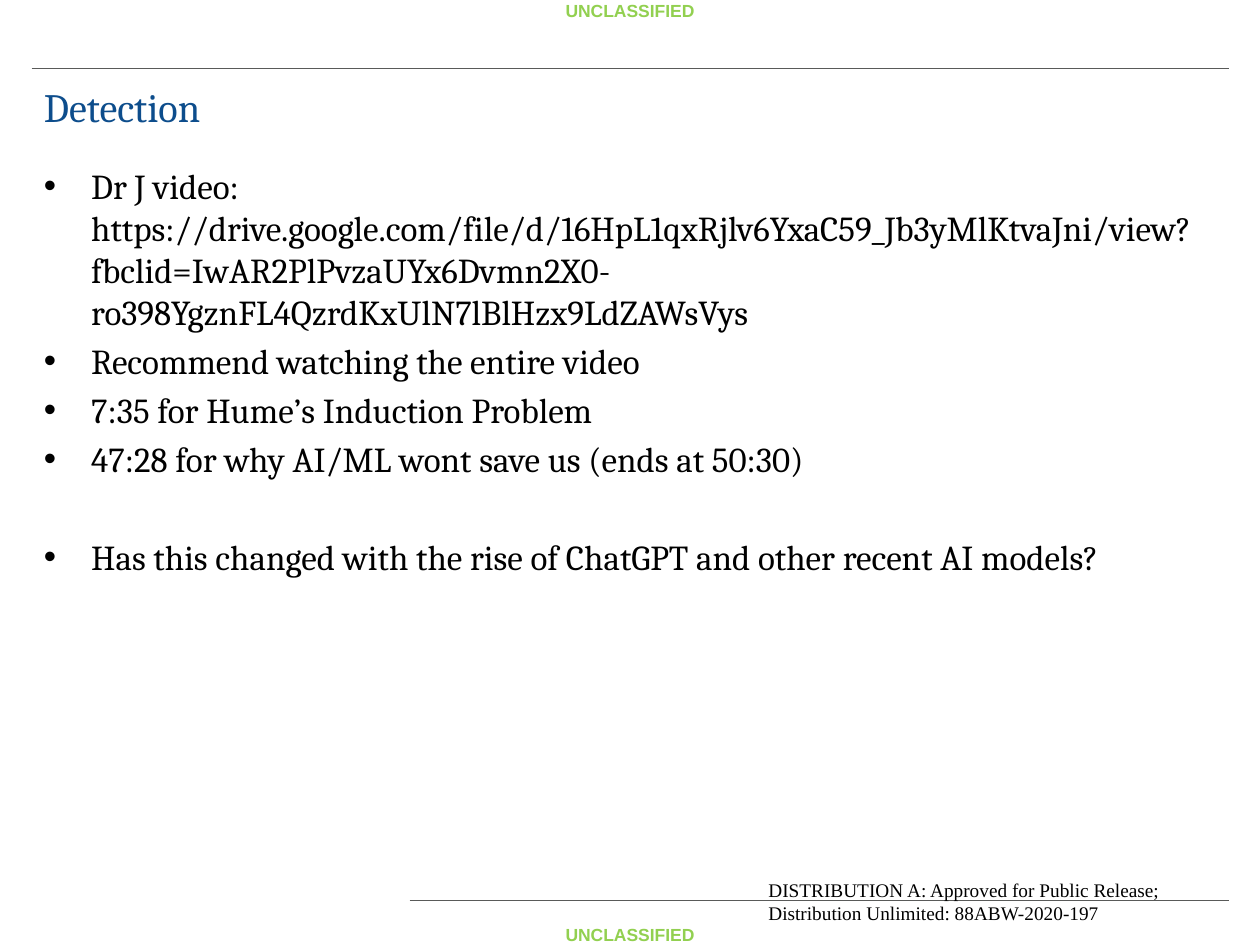
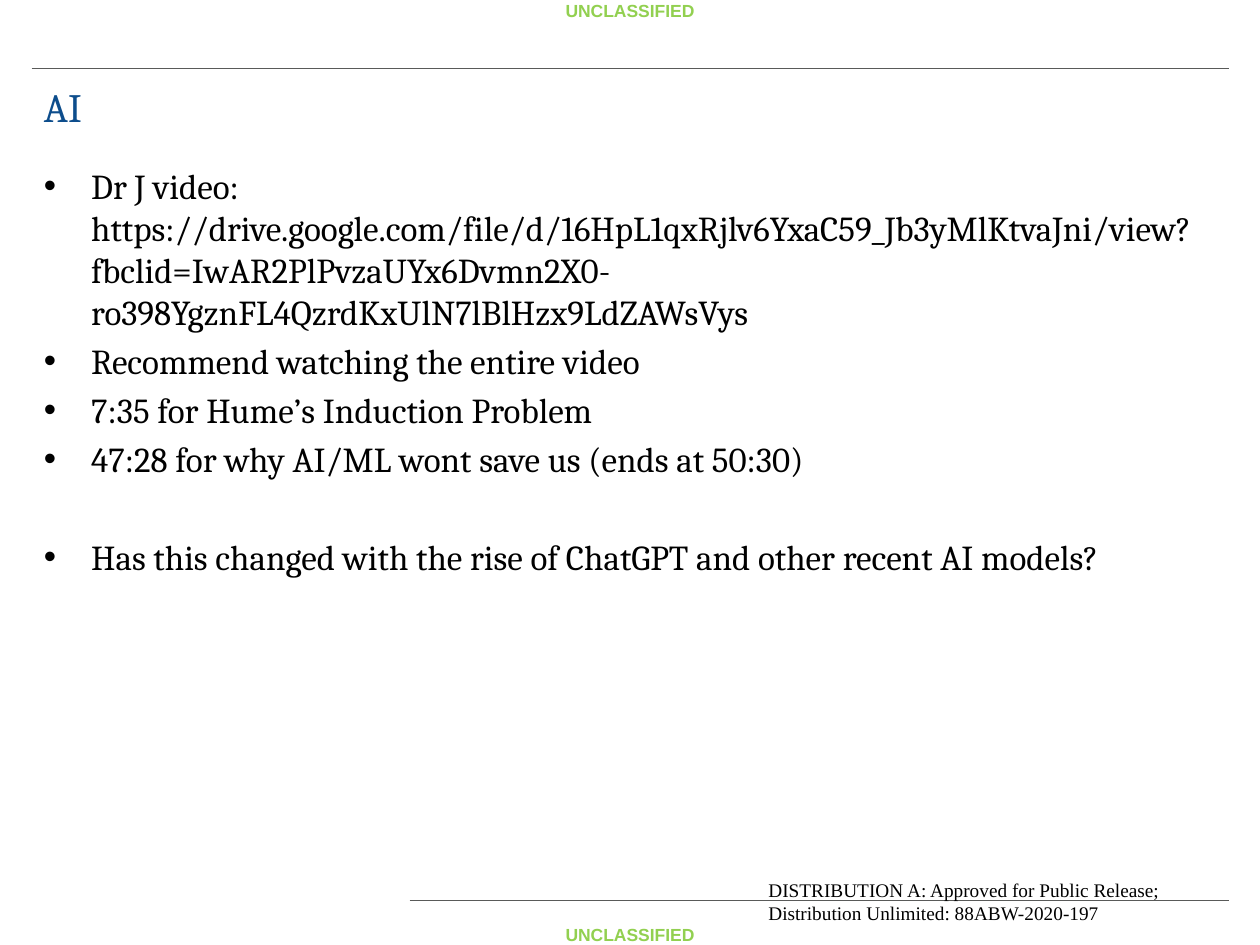
Before and after one commit to fitzgeralddaniel/CovertChannelClass, a slide deck: slide 10 of Handout/Covert Channel Lecture Day 2.pptx. Drawn at 1260x945 pixels with LibreOffice and Linux fonts; fonts in the diff are those of the drawing; background and template pictures are left out. Boxes give left, top, right and bottom in pixels: in the first picture for what was removed or moved away, otherwise in the second. Text is boxed around its words. In the diff, an @@ line names an element or a change of style, - is before the commit and + after.

```diff
--- a/Handout/Covert Channel Lecture Day 2.pptx
+++ b/Handout/Covert Channel Lecture Day 2.pptx
@@ text at [44, 95, 82, 122]: text changed @@
-Detection
+AI
```
Also in this commit, not shown: 4 other slides changed, 2 slides added, 4 other files.
